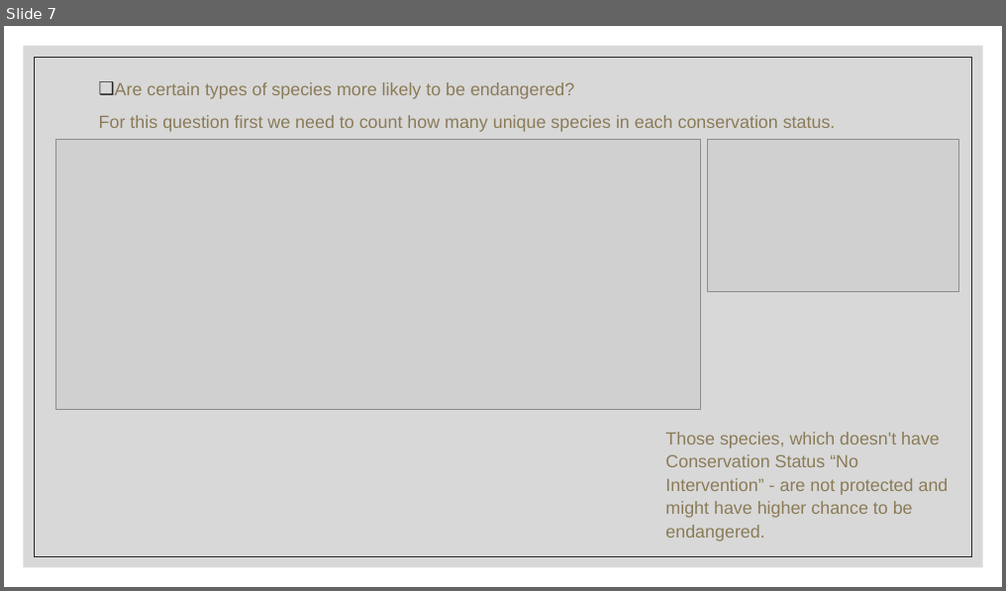
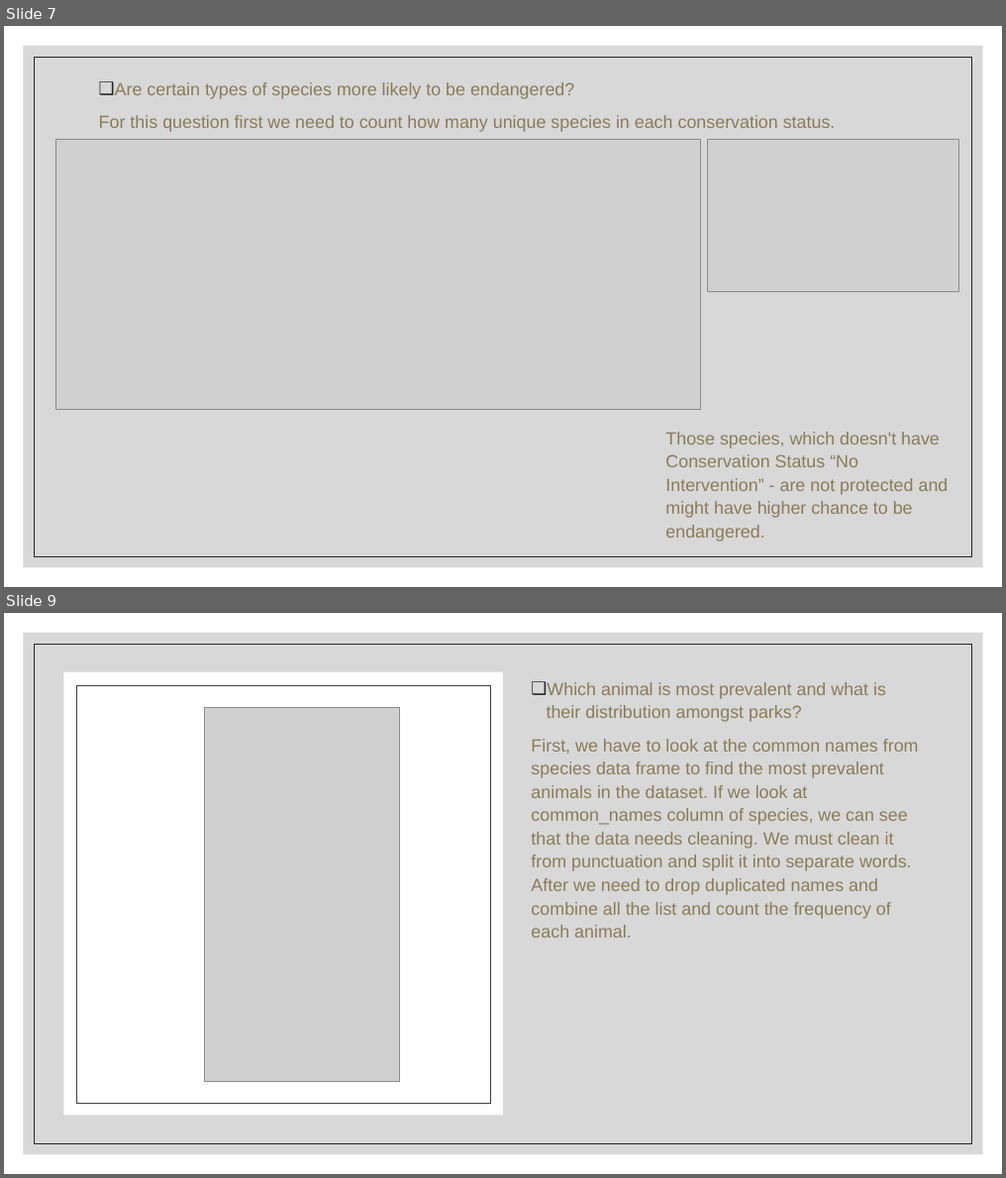
Before and after one commit to Kate-Pol/Biodiversity-in-National-Parks, a slide deck: Project Presentation.pptx. Shown one above the other, each under a label of ours: slide 7 before the commit, slides 7 and 9 after it; the slides between them are not shown. The pictures are 1006x591 and 1006x1178 pixels, drawn with LibreOffice and Linux fonts; fonts in the diff are those of the drawing; grey boxes stand for pictures. Boxes give left, top, right and bottom in pixels: in the first picture for what was removed or moved away, otherwise in the second. Text is boxed around its words. In the diff, an @@ line names an element or a change of style, - is before the commit and + after.

```diff
--- a/Project Presentation.pptx
+++ b/Project Presentation.pptx
@@ slide 9 added at bbox=[4, 613, 1002, 1174], background #FFFFFF; not listed: 2 template elements that a slide beside it also shows @@
@@ rectangle added at bbox=[63, 672, 503, 1115], fill #FFFFFF @@
@@ rectangle added at bbox=[76, 686, 491, 1103], outline #404040 0.5 pt @@
@@ text added at bbox=[531, 682, 919, 938], 17 pt, text #8B7B57 @@
+❑ Which animal is most prevalent and what is their distribution amongst parks?
+First, we have to look at the common names from species data frame to find the most prevalent animals in the dataset. If we look at common_names column of species, we can see that the data needs cleaning. We must clean it from punctuation and split it into separate words. After we need to drop duplicated names and combine all the list and count the frequency of each animal.
@@ picture added at bbox=[205, 707, 399, 1082] @@
```
Also in this commit, not shown: 1 slide changed, 3 other slides added, 1 slide removed.
